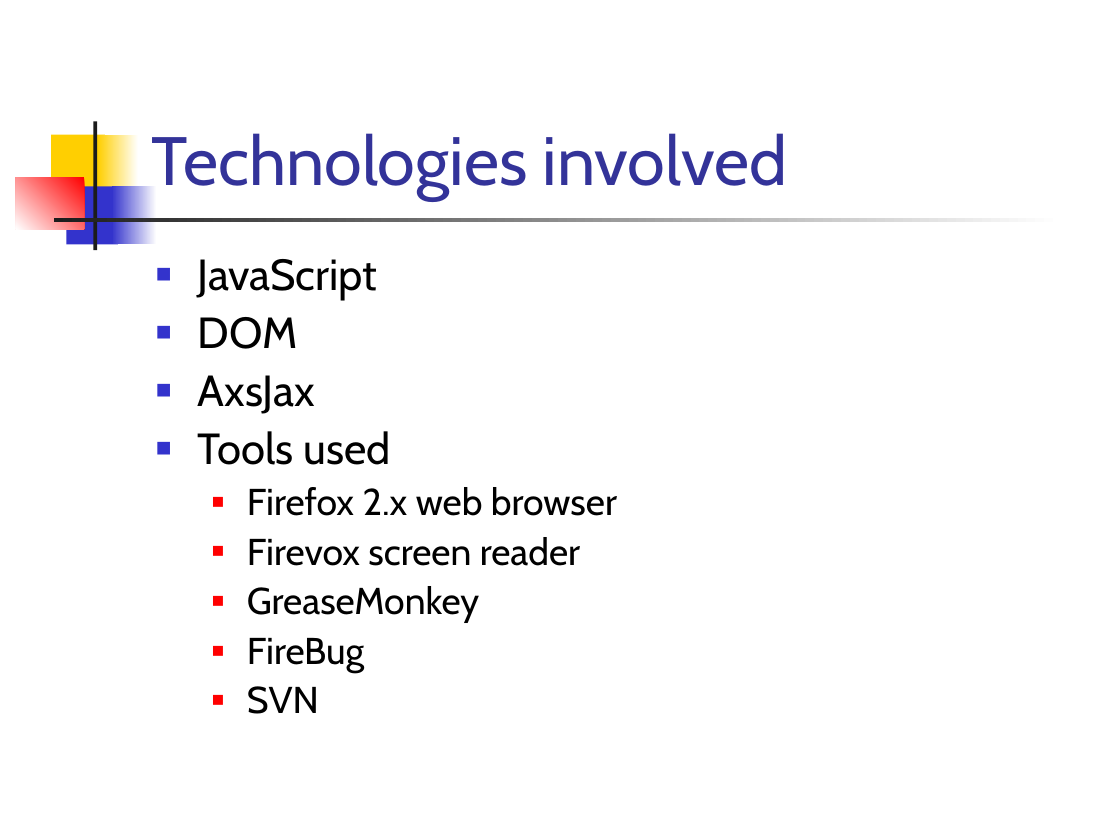
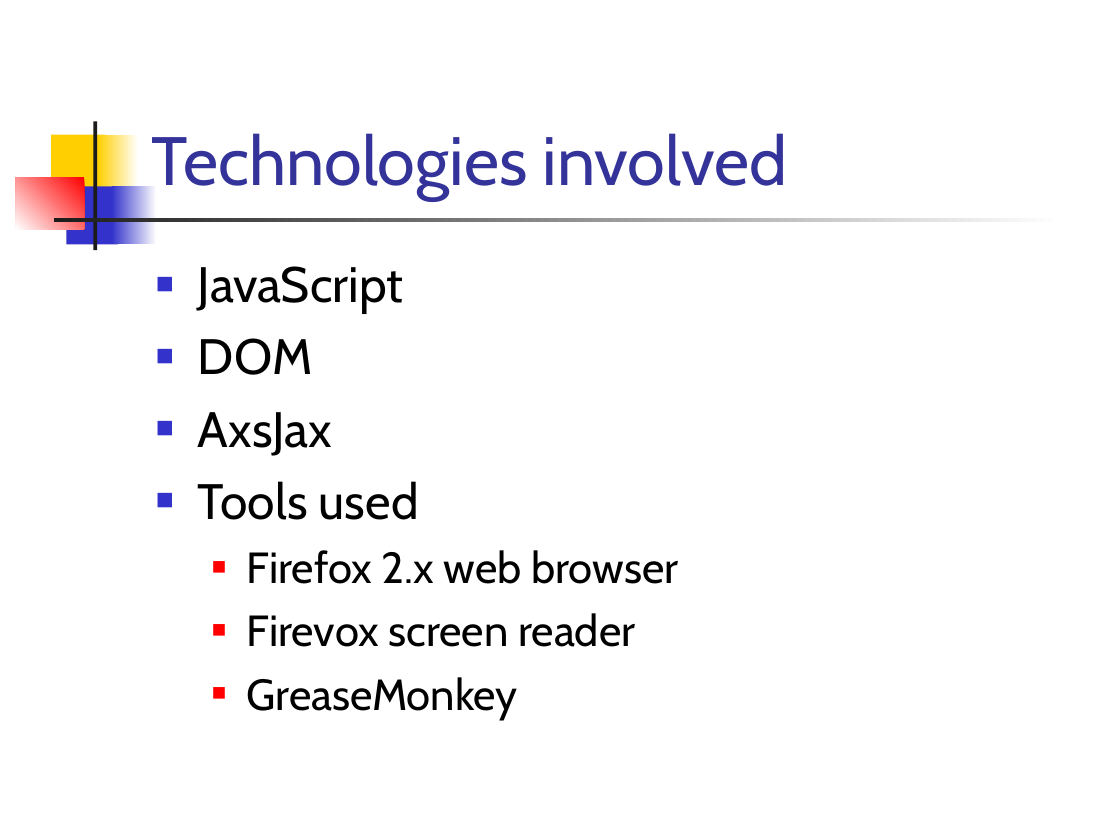
Before and after one commit to prateekt/pp-axsjax-scripts, a slide deck: slide 4 of AxsJax.ppt. Drawn at 1120x840 pixels with LibreOffice and Linux fonts; fonts in the diff are those of the drawing. Boxes give left, top, right and bottom in pixels: in the first picture for what was removed or moved away, otherwise in the second. Text is boxed around its words. In the diff, an @@ line names an element or a change of style, - is before the commit and + after.

```diff
--- a/AxsJax.ppt
+++ b/AxsJax.ppt
@@ text "JavaScript" at <box>198,266,678,720</box>: size 28 to 32 pt in "JavaScript", "DOM", "AxsJax", "Tools used"; size 24 to 28 pt in "Firefox 2.x web browser", "Firevox screen reader", "GreaseMonkey"; line spacing 0.9 to 1; more space between paragraphs @@
@@ text at <box>247,638,364,714</box>: paragraphs removed @@
-  ■ FireBug
-  ■ SVN
```
Also in this commit, not shown: 1 other slide changed, 3 slides added, 1 other file.
